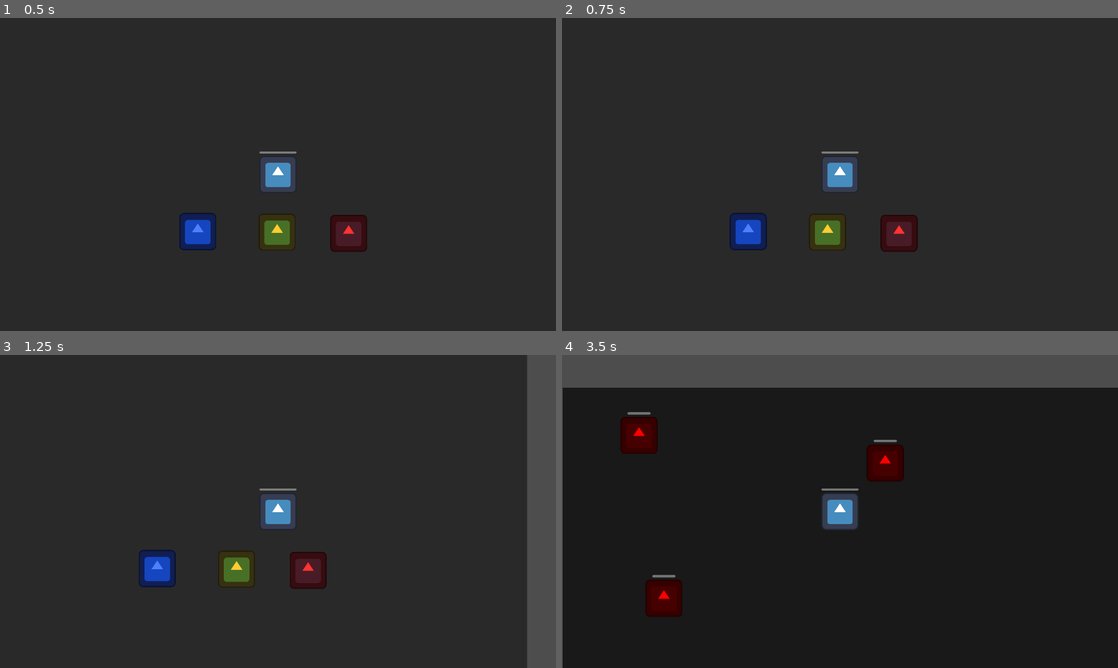
Above: before the commit, frames 1-4 (two rows, left to right).
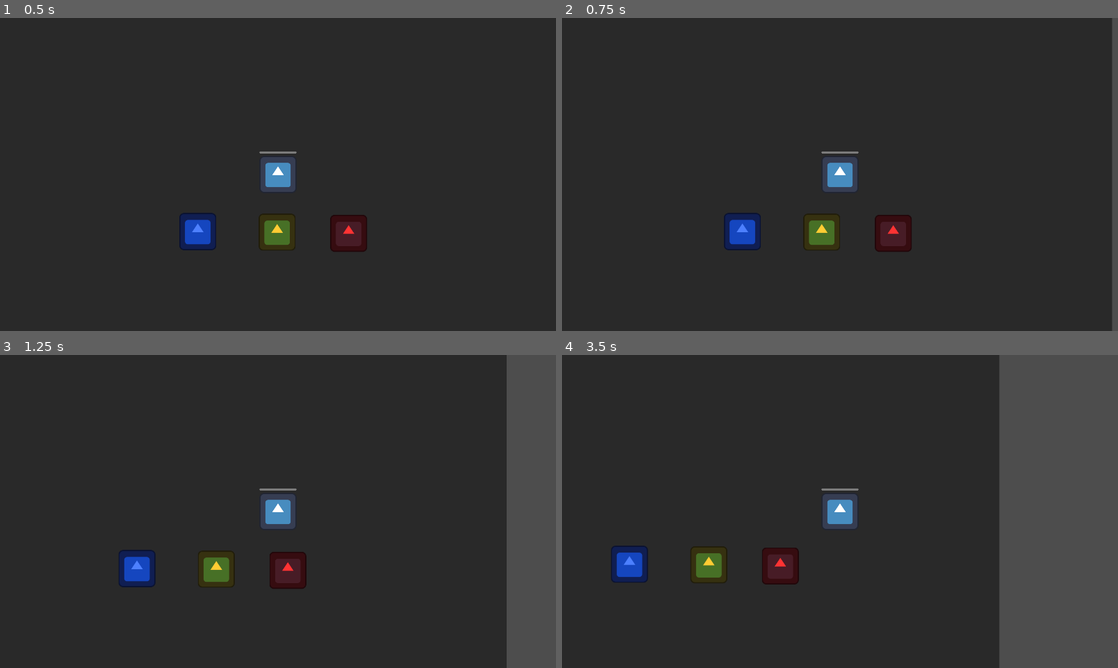
Above: after the commit, the same moments.

Repository: akuidox/RogueLiteUO
Game: Godot game, scene res://hub.tscn
Two runs of this game, one before a commit and one after it. Both use one fixed random seed, a clock stepped at 60 frames per second and the inputs below. The engine's default icon, where the game draws it, is replaced by a stand-in: a white triangle on a blue panel in a dark square.
Inputs (mouse positions are in pixels of both pictures, inside the frame that each line leads up to):
- Up to frame 1 (0.5 s): no input
- Up to frame 2 (0.75 s): tap Enter at 0.5 s; move the mouse to (962, 158) at 0.52 s; press the mouse at (962, 158) at 0.53 s; hold D (move_right) from 0.53 s (still down)
- Up to frame 3 (1.25 s): keep holding D (move_right)
- Up to frame 4 (3.5 s): move the mouse to (728, 527) at 1.27 s; release D (move_right) at 1.28 s; release the mouse at (728, 527) at 1.28 s; hold S (move_down) 1.28-2.03 s; tap E (interact) at 1.35, 2.85 s; move the mouse to (895, 442) at 2.02 s; press the mouse at (895, 442) at 2.03 s; hold D (move_right) 2.03-2.78 s; move the mouse to (812, 574) at 2.77 s; release the mouse at (812, 574) at 2.78 s; hold W (move_up) from 2.78 s (still down)

Frame 1 is identical in both runs. In frame 2, 2.2% of the frame differs, in the area x 29-100%, y 0-100%; in frame 3, 6.6%; in frame 4, 32%, in the area x 0-100%, y 0-100%.

Commit message:
Increase player movement speed from 200 to 300
Makes character movement feel snappier and more responsive.

🤖 Generated with [Claude Code](https://claude.com/claude-code)

Co-Authored-By: Claude <noreply@anthropic.com>

Diff:
--- a/PlayerController.gd
+++ b/PlayerController.gd
@@ -1,7 +1,7 @@
 extends CharacterBody2D
 
 # Stats du joueur
-var speed = 200.0
+var speed = 300.0
 var archetype = "warrior"  # warrior, mage, support
 
 # Skills (seront randomisées au portal)
